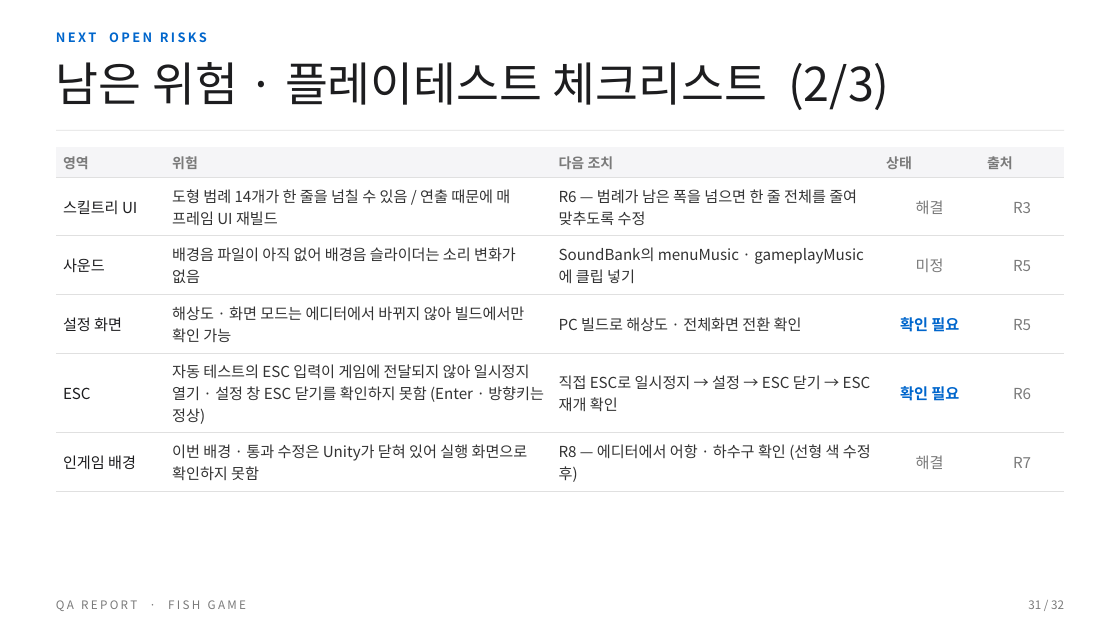
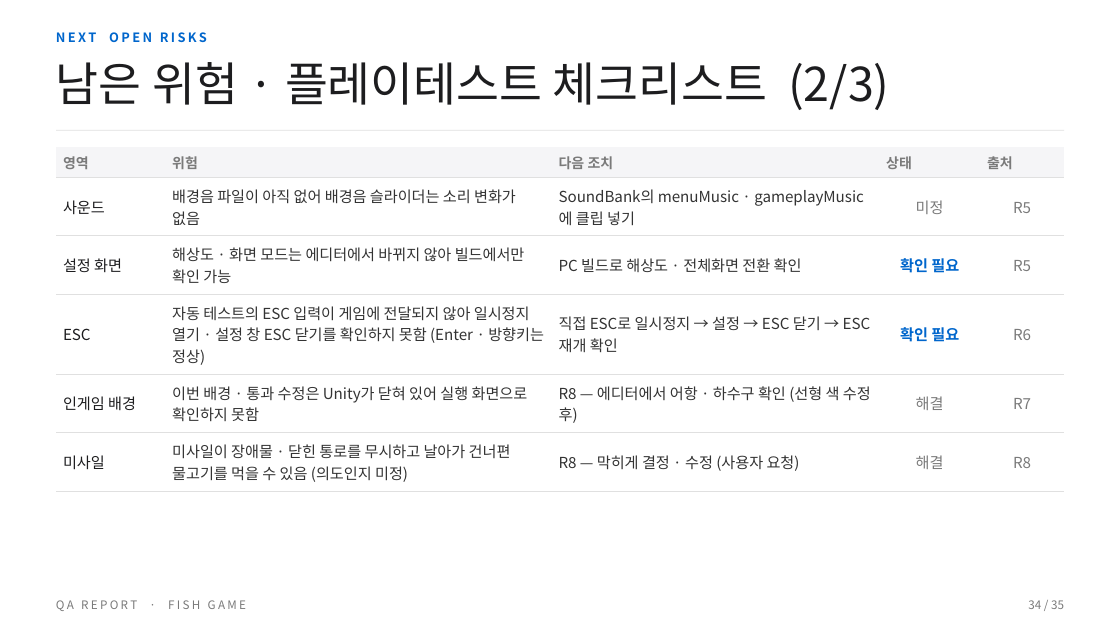
Before and after one commit to BSH0401/fishing, a slide deck: slide 34 of Docs/QA/물고기게임_QA리포트.pptx (slide 31 before the commit). Drawn at 1120x630 pixels with LibreOffice and Linux fonts; fonts in the diff are those of the drawing. Boxes give left, top, right and bottom in pixels: in the first picture for what was removed or moved away, otherwise in the second. Text is boxed around its words. In the diff, an @@ line names an element or a change of style, - is before the commit and + after.

Commit message:
QA R12: 시간 보상 1/10 · 구역 내 스폰 · 부스터/청소기 너프 · 카메라 중심 고정 · 시야→재화/이속 칸 교체
화면 흔들림이 프레임레이트에 따라 커지던 문제 수정

밸런스 시트(구글 시트) ↔ 게임 데이터 자동 동기화

- Editor/BalanceSheetSync: 시트 4개 탭(플레이어/스킬/물고기/구역)을 5초마다 CSV로 받아
  GameDatabase·SkillNode·FishSpecies·ZoneData에 바뀐 값만 반영 (FishGame ▸ 7. 밸런스 시트)
- 받은 시트 값을 Library에 보관해 두고 콘텐츠 에셋 생성 후 다시 적용
- 스킬 가격 깊이 배율·초반 액티브 가격 배수를 GameDatabase 필드로 옮김 (시트에서 조절 가능)

스폰/디스폰을 플레이어 기준으로 변경

- 개체 수 한도를 구역 전체가 아니라 플레이어 주변(디스폰 범위 안) 물고기 수로 판단
- 주변이 절반 아래로 줄면 최대 spawnBurstMax마리씩 몰아서 스폰 (구역 이동·대쉬 직후 빈 화면 방지)
- 판 시작 시 화면 안에도 채워서 첫 몇 초 빈 화면 제거
- 스폰 범위·디스폰 범위·몰아서 채우기 수를 GameDatabase로 이동 (밸런스 시트에서 조절)
  · 씬 값(2.8)이 코드 기본값(2.2)을 덮어쓰던 문제 해결

```diff
--- a/Docs/QA/물고기게임_QA리포트.pptx
+++ b/Docs/QA/물고기게임_QA리포트.pptx
@@ table at <box>56,147,1065,486</box> @@
-row 2: 스킬트리 UI | 도형 범례 14개가 한 줄을 넘칠 수 있음 / 연출 때문에 매 프레임 UI 재빌드 | R6 — 범례가 남은 폭을 넘으면 한 줄 전체를 줄여 맞추도록 수정 | 해결 | R3
+row 6: 미사일 | 미사일이 장애물 · 닫힌 통로를 무시하고 날아가 건너편 물고기를 먹을 수 있음 (의도인지 미정) | R8 — 막히게 결정 · 수정 (사용자 요청) | 해결 | R8
@@ text at <box>1028,600,1064,609</box>: text changed @@
-31 / 32
+34 / 35
```
Also in this commit, not shown: 31 other slides changed, 3 slides added, 37 other files.
